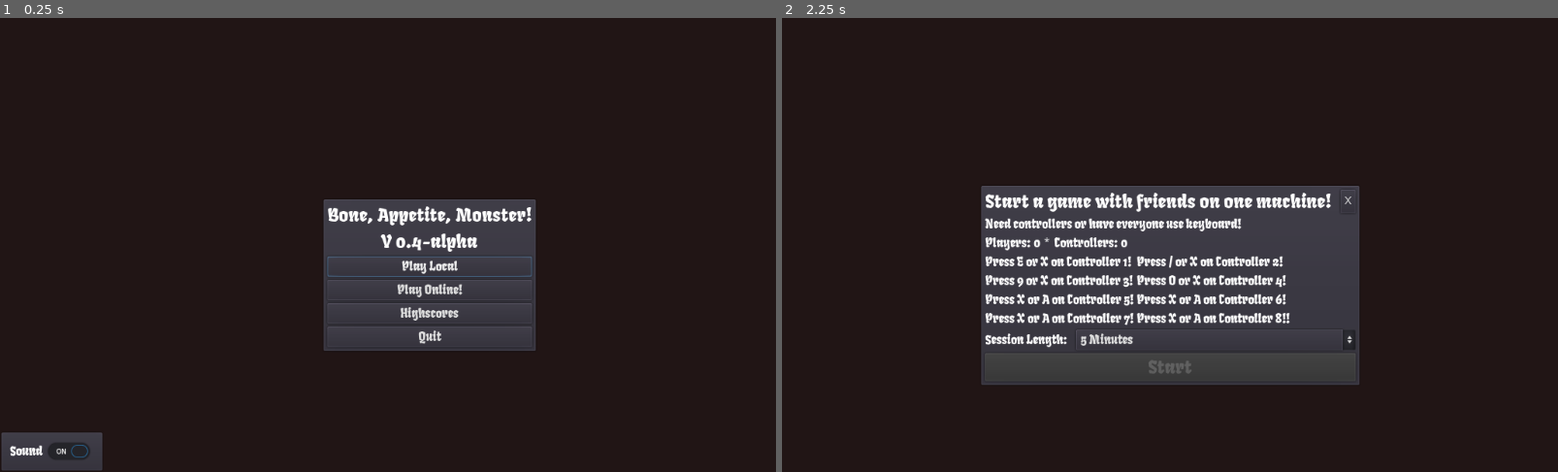
Above: before the commit, frames 1-2 (left to right).
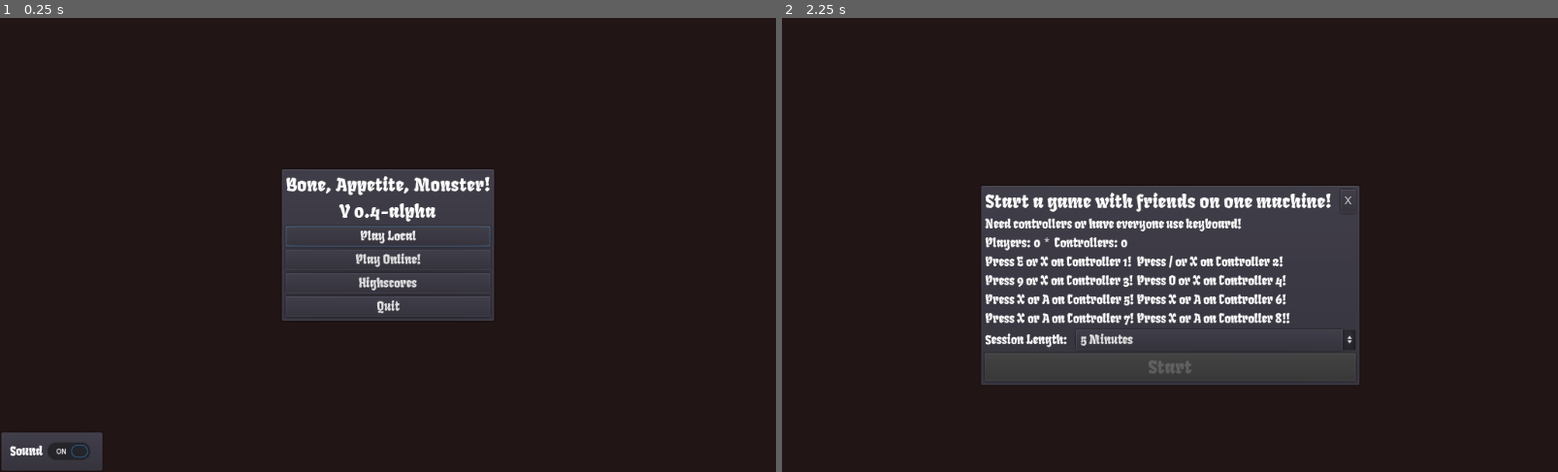
Above: after the commit, the same moments.

Repository: KaizNike/Bone--Appetite--Monster-
Game: Godot game, scene res://src/Scenes/Main Menu.tscn
The game is run twice, just before and just after one commit, with the same random seed, the same clock (stepped at 60 frames per second) and the same inputs.
Inputs:
- Up to frame 1 (0.25 s): no input
- Up to frame 2 (2.25 s): click "Play Local" at 0.5 s; click "X" at 1.25 s; click "Play Local" at 2 s

The runs differ from the first frame. In frame 1, 8.1% of the frame differs, in the area x 36-69%, y 33-74%; in frame 2, nothing differs.

Commit message:
Big fix for 0.4!

Diff:
--- a/Project/project.godot
+++ b/Project/project.godot
@@ -17,6 +17,7 @@
 [autoload]
 
 Globals="*res://src/Scripts/Globals.gd"
+MusicMaster="*res://src/Scripts/music_master.gd"
 
 [input]
 
@@ -247,4 +248,4 @@
 
 [rendering]
 
-environment/default_environment="res://default_env.tres"
+environment/default_environment="res://src/Resources/WorldEnvironmentBasicEnv.tres"
--- /dev/null
+++ b/Project/src/Resources/WorldEnvironmentBasic.tscn
@@ -0,0 +1,6 @@
+[gd_scene load_steps=2 format=2]
+
+[ext_resource path="res://src/Resources/WorldEnvironmentBasicEnv.tres" type="Environment" id=1]
+
+[node name="WorldEnvironmentBasic" type="WorldEnvironment"]
+environment = ExtResource( 1 )
--- a/Project/src/Scenes/Main Menu.tscn
+++ b/Project/src/Scenes/Main Menu.tscn
@@ -24,10 +24,10 @@
 anchor_top = 0.5
 anchor_right = 0.5
 anchor_bottom = 0.5
-margin_left = -87.5
-margin_top = -62.0
-margin_right = 87.5
-margin_bottom = 62.0
+margin_left = -142.0
+margin_top = -102.0
+margin_right = 142.0
+margin_bottom = 102.0
 __meta__ = {
 "_edit_use_anchors_": false
 }
Renamed: Project/default_env.tres -> Project/src/Resources/WorldEnvironmentBasicEnv.tres
